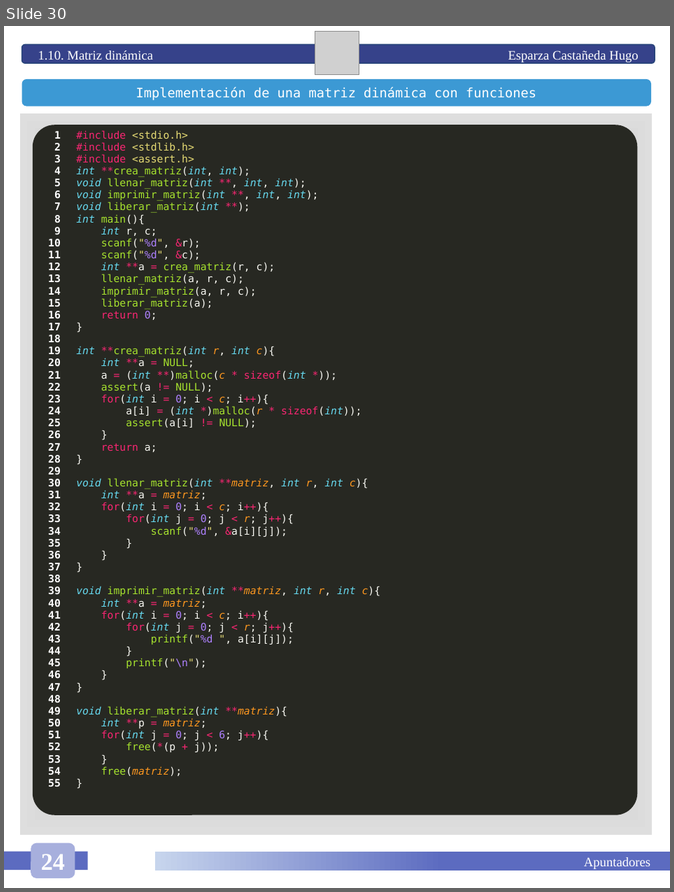
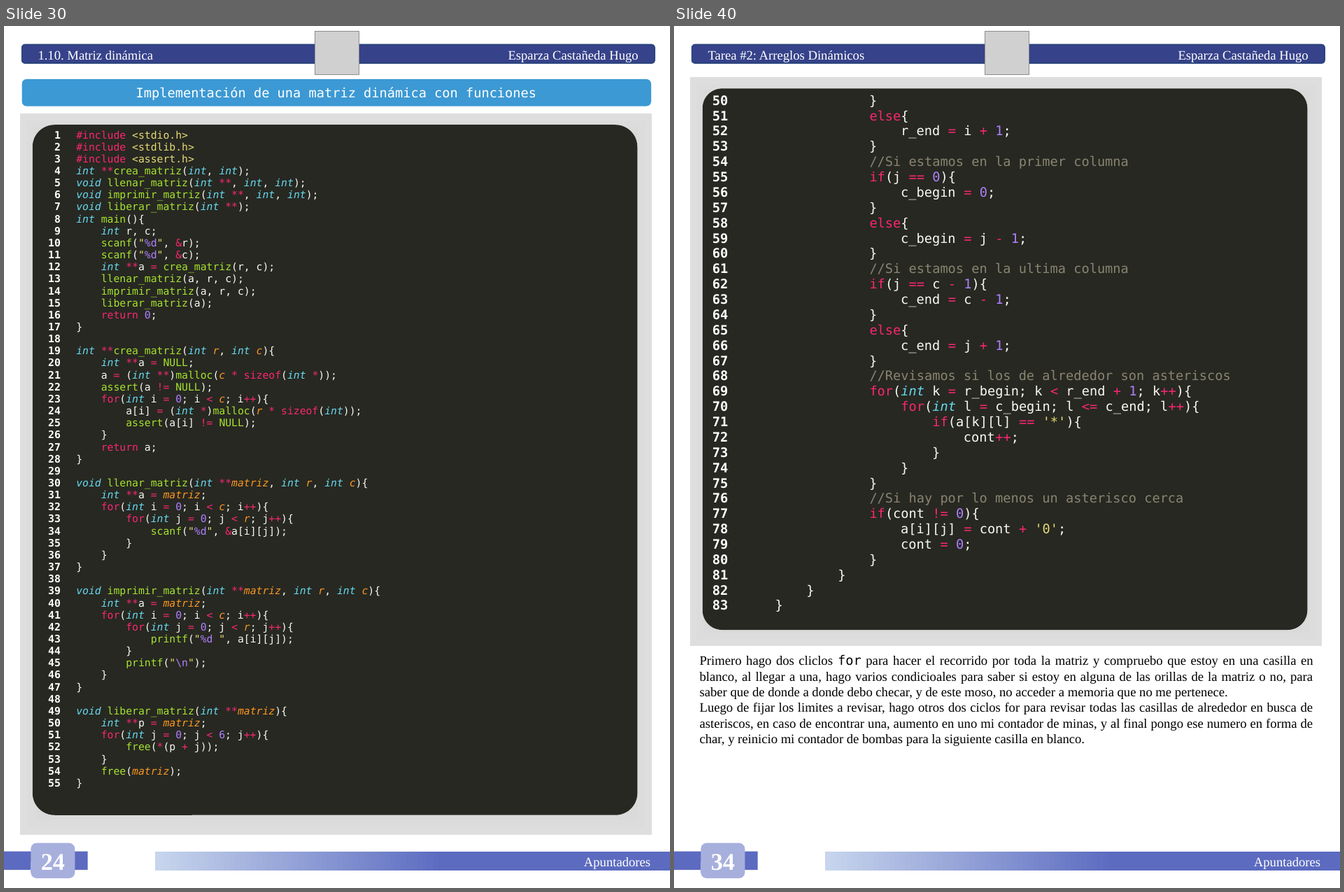
Before and after one commit to HugoEsparzaC/Libreta-Estructuras-II, a slide deck: Estructuras de Datos II.pptx. Shown side by side, each under a label of ours: slide 30 before the commit, slides 30 and 40 after it; the slides between them are not shown. The pictures are 674x892 and 1344x892 pixels, drawn with LibreOffice and Linux fonts; fonts in the diff are those of the drawing; grey boxes stand for pictures. Boxes give left, top, right and bottom in pixels: in the first picture for what was removed or moved away, otherwise in the second. Text is boxed around its words. In the diff, an @@ line names an element or a change of style, - is before the commit and + after.

Commit message:
Tarea 02

```diff
--- a/Estructuras de Datos II.pptx
+++ b/Estructuras de Datos II.pptx
@@ slide 40 added at [674, 26, 1340, 888], background #FFFFFF @@
@@ rounded rectangle added at [692, 45, 1326, 64], fill #36428A, outline #28457A 1 pt, 12 pt, text #FFFFFF @@
+Tarea #2: Arreglos Dinámicos Esparza Castañeda Hugo
@@ picture added at [986, 31, 1029, 74] @@
@@ rectangle added at [691, 77, 1323, 646], fill gradient #7B7B7B to #BCBCBC to #DEDEDE to #FFFFFF @@
@@ rounded rectangle added at [702, 89, 1308, 631], fill #272822 @@
@@ table added at [702, 90, 1308, 631], 1 rows, 2 columns @@
+50 / 51 / 52 / 53 / 54 / 55 / 56 / 57 / 58 / 59 / 60 / 61 / 62 / 63 / 64 / 65 / 66 / 67 / 68 / 69 / 70 / 71 / 72 / 73 / 74 / 75 / 76 / 77 / 78 / 79 / 80 / 81 / 82 / 83 | } / else{ / r_end = i + 1; / } / //Si estamos en la primer columna / if(j == 0){ / c_begin = 0; / } / else{ / c_begin = j - 1; / } / //Si estamos en la ultima columna / if(j == c - 1){ / c_end = c - 1; / } / else{ / c_end = j + 1; / } / //Revisamos si los de alrededor son asteriscos / for(int k = r_begin; k < r_end + 1; k++){ / for(int l = c_begin; l <= c_end; l++){ / if(a[k][l] == '*'){ / cont++; / } / } / } / //Si hay por lo menos un asterisco cerca / if(cont != 0){ / a[i][j] = cont + '0'; / cont = 0; / } / } / } / }
@@ text added at [700, 655, 1314, 746], 12 pt, text #000000 @@
+Primero hago dos cliclos for para hacer el recorrido por toda la matriz y compruebo que estoy en una casilla en blanco, al llegar a una, hago varios condicioales para saber si estoy en alguna de las orillas de la matriz o no, para saber que de donde a donde debo checar, y de este moso, no acceder a memoria que no me pertenece.
+Luego de fijar los limites a revisar, hago otros dos ciclos for para revisar todas las casillas de alrededor en busca de asteriscos, en caso de encontrar una, aumento en uno mi contador de minas, y al final pongo ese numero en forma de char, y reinicio mi contador de bombas para la siguiente casilla en blanco.
@@ rounded rectangle added at [701, 844, 745, 879], fill #A7AFDD, 22 pt, text #FFFFFF, bold @@
+34
@@ rectangle added at [674, 851, 758, 870], fill #5C6BC0 @@
@@ rectangle added at [825, 852, 1340, 871], fill gradient #5C6BC0 to #C7D5ED, 12 pt, text #FFFFFF @@
+Apuntadores
```
Also in this commit, not shown: 2 slides changed, 11 other slides added, 1 other file.
